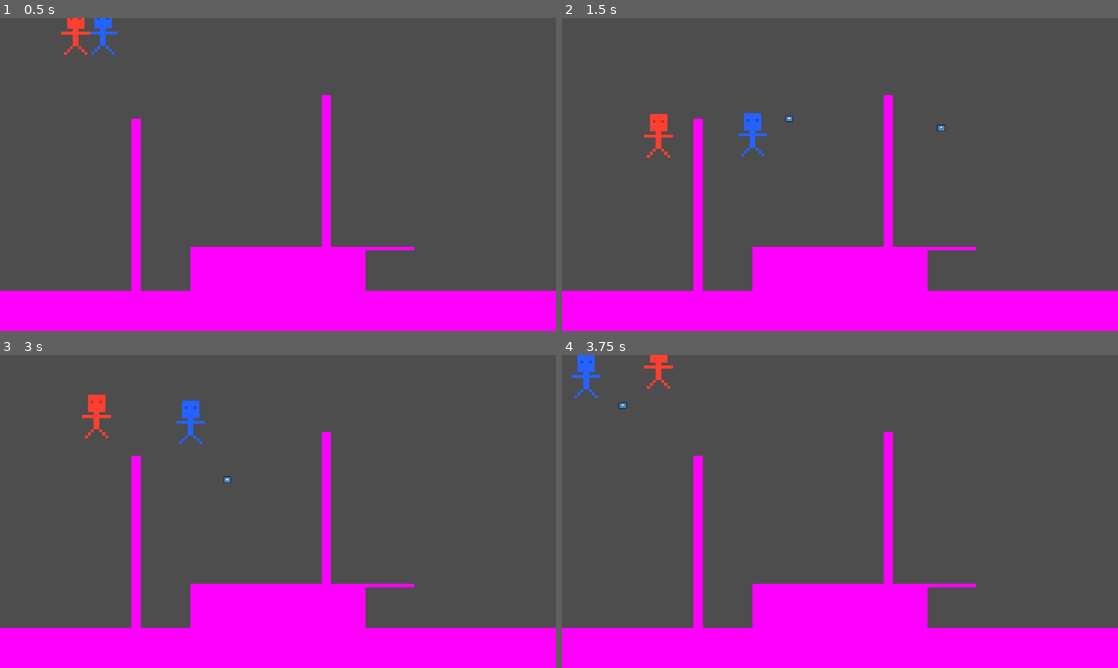
Above: before the commit, frames 1-4 (two rows, left to right).
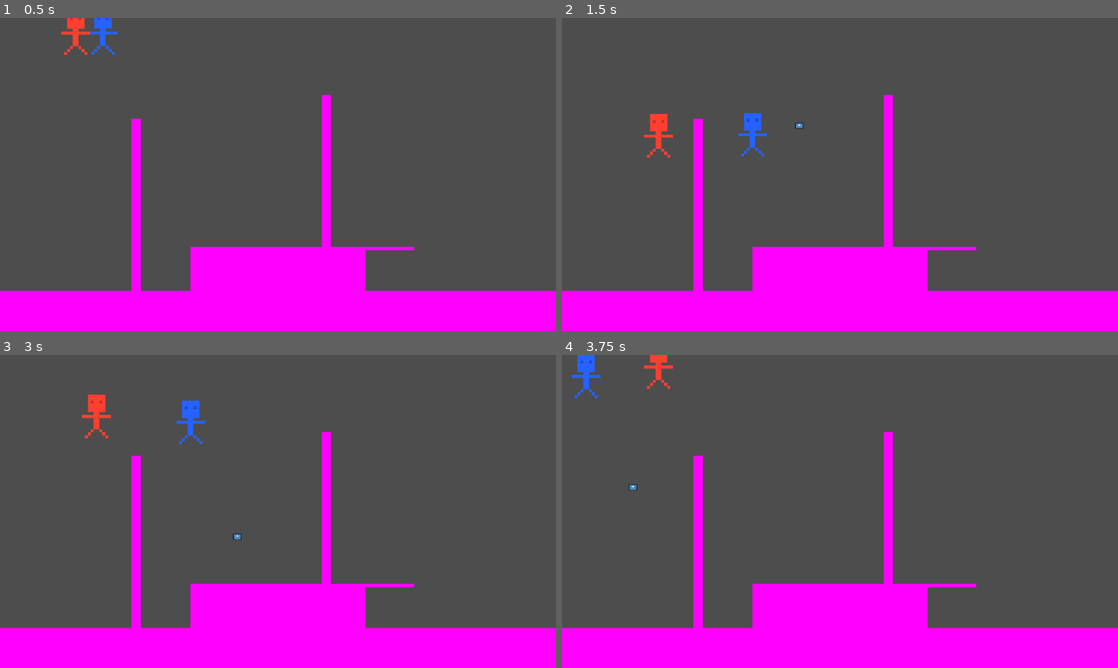
Above: after the commit, the same moments.

Repository: Fezezen/GGJ2024
Game: Godot game, scene res://TestScene.tscn
Same seed, same stepped clock (60 frames per second), same inputs: the game is played once before the commit and once after it. The engine's default icon, where the game draws it, is replaced by a stand-in: a white triangle on a blue panel in a dark square.
Inputs:
- Up to frame 1 (0.5 s): no input
- Up to frame 2 (1.5 s): hold D (p1_move_right) from 0.53 s (still down); tap S (p1_shoot) at 0.6, 1.35 s; tap W (p1_jump) at 0.77 s
- Up to frame 3 (3 s): tap W (p1_jump) at 1.52 s; release D (p1_move_right) at 2.03 s; hold A (p1_move_left) 2.03-2.78 s; tap S (p1_shoot) at 2.1, 2.85 s; hold D (p1_move_right) from 2.78 s (still down)
- Up to frame 4 (3.75 s): keep holding D (p1_move_right); tap W (p1_jump) at 3.02 s; tap S (p1_shoot) at 3.6 s

Frame 1 is identical in both runs. In frame 2, less than 0.1% of the frame differs, in the area x 40-69%, y 31-37%; in frame 3, less than 0.1%; in frame 4, less than 0.1%.

Commit message:
Inherited velocity

Diff:
--- a/Scripts/Bullet.gd
+++ b/Scripts/Bullet.gd
@@ -13,8 +13,14 @@
 		return
 	queue_free()
 
-func _set_velocity(dir : Vector2):
+func _set_dir(dir : Vector2):
 	velocity = dir * speed
+
+func _get_velocity():
+	return velocity
+
+func _set_velocity(vel):
+	velocity = vel
 
 func _set_speed(spd):
 	speed = spd
--- a/Scripts/Player.gd
+++ b/Scripts/Player.gd
@@ -41,7 +41,8 @@
 func shoot(dir):
 	var b = Bullet.instantiate()
 	get_tree().get_root().add_child(b)
-	b._set_velocity(Vector2(dir,-.2))
+	b._set_dir(Vector2(dir,-.2))
+	b._set_velocity(b._get_velocity() + get_real_velocity())
 	b._set_ignoreBody(self)
 	if dir >= 0:
 		b.global_transform = $Bullet_Right.global_transform
